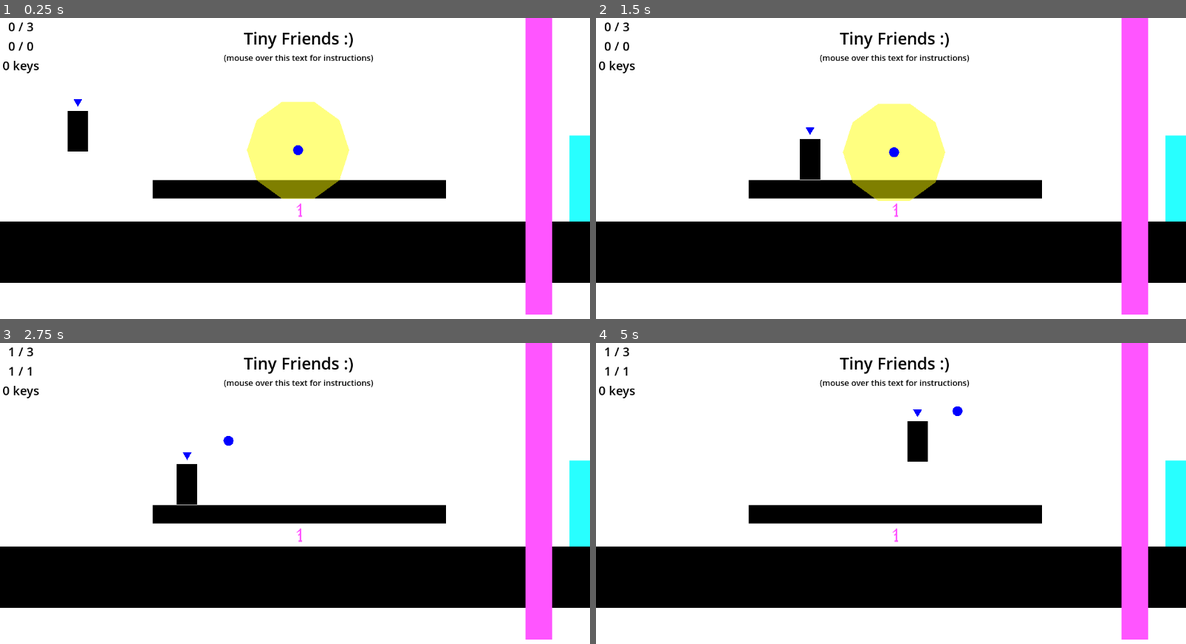
Above: before the commit, frames 1-4 (two rows, left to right).
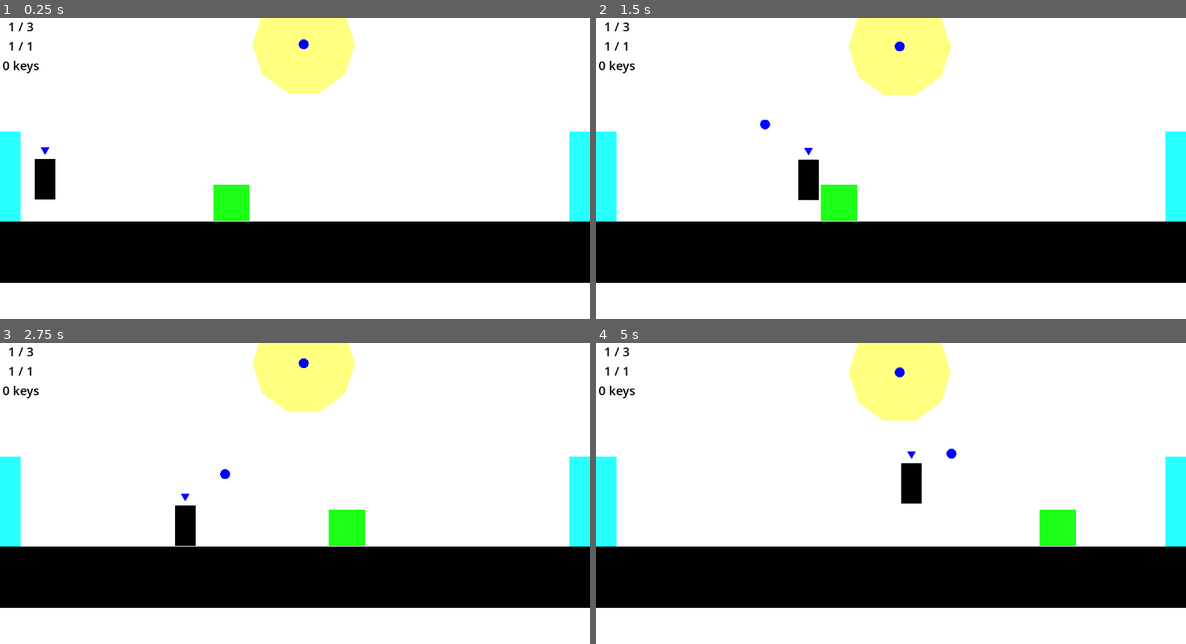
Above: after the commit, the same moments.

Repository: BaconEggsRL/ld56
Game: Godot game, scene res://game.tscn
Two runs of this game, one before a commit and one after it. Both use one fixed random seed, a clock stepped at 60 frames per second and the inputs below.
Inputs (mouse positions are in pixels of both pictures, inside the frame that each line leads up to):
- Up to frame 1 (0.25 s): no input
- Up to frame 2 (1.5 s): tap E (interact) at 0.5, 0.6, 1.25 s; move the mouse to (1020, 168) at 0.52 s; hold Right (ui_right) from 0.53 s (still down); tap Space (jump) at 0.77, 1.07 s; right-click (1020, 168) at 0.8 s; move the mouse to (773, 201) at 1.27 s; right-click (773, 201) at 1.35 s
- Up to frame 3 (2.75 s): tap Space (jump) at 1.52, 1.82 s; click (177, 526) at 1.55 s; tap E (interact) at 2 s; move the mouse to (354, 436) at 2.02 s; release Right (ui_right) at 2.03 s; hold Left (ui_left) from 2.03 s (still down); hold Space (jump) from 2.03 s (still down); click (354, 436) at 2.1 s
- Up to frame 4 (5 s): tap E (interact) at 2.75, 3.05, 3.5, 4.25 s; move the mouse to (861, 574) at 2.77 s; release Left (ui_left) at 2.78 s; release Space (jump) at 2.78 s; hold Right (ui_right) 2.78-4.28 s; tap Space (jump) at 2.85, 3.02, 3.32, 3.77, 4.07, 4.52, 4.82 s; move the mouse to (1068, 559) at 3.52 s; tap Ctrl (change_control) at 3.6 s; right-click (1068, 559) at 3.8 s; move the mouse to (714, 460) at 4.27 s; hold Left (ui_left) from 4.28 s (still down); tap Shift (charge_throw) at 4.35 s; click (714, 460) at 4.55 s

The runs differ from the first frame. In frame 1, 18% of the frame differs, in the area x 0-100%, y 0-99%; in frame 2, 17%; in frame 3, 13%; in frame 4, 14%.

Commit message:
boulders

Diff:
--- /dev/null
+++ b/boulder.gd
@@ -0,0 +1,53 @@
+extends RigidBody2D
+
+@onready var player : CharacterBody2D = get_tree().get_first_node_in_group("player")
+@onready var camera : Camera2D = get_tree().get_first_node_in_group("camera")
+
+@onready var spawn_position : Vector2 = self.position
+
+@onready var dying = false
+
+var min_x
+var max_x
+
+
+
+
+func _ready() -> void:
+	await camera.ready
+	min_x = camera.prev_x - 100
+	max_x = camera.next_x + 100
+
+
+func _on_death() -> void:
+
+	# set dying
+	dying = true
+	self.freeze = true
+
+	# play death sound
+	Global.playSound("explode")
+
+	# spawn new and kill self
+	Global.makeBoulder(spawn_position, min_x, max_x)
+	self.queue_free()
+
+
+
+func _process(_delta: float) -> void:
+
+
+	if not dying:
+
+		if self.position.y > player.death_y:
+			self._on_death()
+			return
+
+		if min_x:
+			if self.position.x < min_x:
+				self._on_death()
+				return
+		if max_x:
+			if self.position.x > max_x:
+				self._on_death()
+				return
--- /dev/null
+++ b/boulder.tscn
@@ -0,0 +1,27 @@
+[gd_scene load_steps=4 format=3 uid="uid://dcjlw1flce3fj"]
+
+[ext_resource type="Script" path="res://tools/regular_polygon_2d.gd" id="1_nkoqv"]
+[ext_resource type="Script" path="res://boulder.gd" id="1_r0ar0"]
+
+[sub_resource type="RectangleShape2D" id="RectangleShape2D_xuuxq"]
+size = Vector2(72, 72)
+
+[node name="boulder" type="RigidBody2D" groups=["boulder"]]
+collision_layer = 15
+collision_mask = 15
+mass = 0.1
+can_sleep = false
+freeze_mode = 1
+script = ExtResource("1_r0ar0")
+
+[node name="RegularPolygon2D" type="Polygon2D" parent="."]
+rotation = 0.785398
+scale = Vector2(1, 1)
+color = Color(0.109804, 1, 0.0901961, 1)
+polygon = PackedVector2Array(50, 0, 3.06152e-15, 50, -50, 6.12303e-15, -9.18455e-15, -50)
+script = ExtResource("1_nkoqv")
+sides = 4
+radius = 50.0
+
+[node name="CollisionShape2D" type="CollisionShape2D" parent="."]
+shape = SubResource("RectangleShape2D_xuuxq")
--- a/entities/friend.gd
+++ b/entities/friend.gd
@@ -200,9 +200,9 @@
 
 	if self.position.y > player.death_y:
 		self._on_death()
-	if self.position.x < camera.prev_x - 100:
+	elif self.position.x < camera.prev_x - 100:
 		self._on_death()
-	if self.position.x > camera.next_x + 100:
+	elif self.position.x > camera.next_x + 100:
 		self._on_death()
 
 	if lerp_color:
--- a/entities/player.gd
+++ b/entities/player.gd
@@ -20,14 +20,22 @@
 
 signal game_over
 
+# pushing
+@export var pushForce = 500
+
+
 # jumping
 @onready var jumping = false
 
 @onready var was_last_on_floor = false
 @onready var coyote = false
 @onready var jump_buffer = false
+
 @onready var coyote_timer = $CoyoteTimer
 @onready var jump_buffer_timer = $JumpBuffer
+@onready var jump_height_timer = $JumpHeight
+
+@onready var can_jump_higher = false
 
 @onready var control_number := -1
 
@@ -400,16 +408,24 @@
 					jump_buffer = false
 
 
-		if Input.is_action_just_pressed("jump") and handle_input:
-			if (is_on_floor() or coyote) and jumping == false:  # jump_available
-				if is_on_floor():
-					jump()
-					print("jump_from_action_just_pressed (REGULAR)")
+
+
+		if Input.is_action_pressed("jump") and handle_input:
+			if Input.is_action_just_pressed("jump") and handle_input:
+				if (is_on_floor() or coyote) and jumping == false:  # jump_available
+					if is_on_floor():
+						jump()
+						print("jump_from_action_just_pressed (REGULAR)")
+					else:
+						jump()
+						print("jump_from_action_just_pressed (COYOTE)")
 				else:
-					jump()
-					print("jump_from_action_just_pressed (COYOTE)")
-			else:
-				jump_buffer_time()
+					jump_buffer_time()
+
+			#else:
+				#if (is_on_floor() or coyote) and jumping == true:
+					#if can_jump_higher:
+						#velocity.y = JUMP_VELOCITY
 
 		# Get the input direction and handle the movement/deceleration.
 		# As good practice, you should replace UI actions with custom gameplay actions.
@@ -439,7 +455,12 @@
 		was_last_on_floor = is_on_floor()
 
 	# move and update on floor
-	move_and_slide()
+	if self.move_and_slide(): # true if collided
+		for i in self.get_slide_collision_count():
+			var col = self.get_slide_collision(i)
+			if col.get_collider().is_in_group("boulder"):
+				col.get_collider().apply_force(col.get_normal() * -pushForce)
+	# move_and_slide()
 
 	# check if different
 	if was_last_on_floor and not is_on_floor():
@@ -449,13 +470,22 @@
 
 
 
+
+
+
 func jump() -> void:
 	jumping = true
+	can_jump_higher = true
+	jump_height_timer.start()
 	velocity.y = JUMP_VELOCITY
+
 	var jump_sound = sound.get_node("jump")
 	jump_sound.pitch_scale = 0.7
 	jump_sound.play()
 	# pitch_scale = 0.77, volume_db = -10.895
+
+func _on_jump_height_timeout() -> void:
+	can_jump_higher = false
 
 func coyote_time() -> void:
 	# print("coyote")
--- a/entities/player.tscn
+++ b/entities/player.tscn
@@ -13,6 +13,7 @@
 size = Vector2(40, 79)
 
 [node name="player" type="CharacterBody2D" groups=["player"]]
+safe_margin = 0.2
 script = ExtResource("1_2rdnr")
 
 [node name="Line2D" type="Line2D" parent="."]
@@ -73,6 +74,11 @@
 wait_time = 0.2
 one_shot = true
 
+[node name="JumpHeight" type="Timer" parent="."]
+wait_time = 0.5
+one_shot = true
+
 [connection signal="changed_control" from="." to="." method="_on_changed_control"]
 [connection signal="timeout" from="CoyoteTimer" to="." method="_on_coyote_timer_timeout"]
 [connection signal="timeout" from="JumpBuffer" to="." method="_on_jump_buffer_timeout"]
+[connection signal="timeout" from="JumpHeight" to="." method="_on_jump_height_timeout"]
--- /dev/null
+++ b/entities/pusher.gd
@@ -0,0 +1,14 @@
+extends Node2D
+
+@export var pushForce = 500
+
+@export var bodyPath: NodePath = ".."
+
+@onready var body: CharacterBody2D = get_node(bodyPath)
+
+func _physics_process(_delta):
+	if body.move_and_slide(): # true if collided
+		for i in body.get_slide_collision_count():
+			var col = body.get_slide_collision(i)
+			if col.get_collider().is_in_group("boulder"):
+				col.get_collider().apply_force(col.get_normal() * -pushForce)
--- a/game.tscn
+++ b/game.tscn
@@ -1,8 +1,10 @@
-[gd_scene load_steps=21 format=3 uid="uid://6b2hd2hrhx83"]
+[gd_scene load_steps=23 format=3 uid="uid://6b2hd2hrhx83"]
 
 [ext_resource type="PackedScene" uid="uid://cyfn0qt3k4q2i" path="res://entities/player.tscn" id="1_fln6j"]
+[ext_resource type="Script" path="res://interactions.gd" id="1_vxy2d"]
 [ext_resource type="PackedScene" uid="uid://cgf7ujs3uu2pv" path="res://entities/friend.tscn" id="2_fmk3c"]
 [ext_resource type="PackedScene" uid="uid://cn2dgvuk02dhd" path="res://objects/lever.tscn" id="2_tckwm"]
+[ext_resource type="PackedScene" uid="uid://dcjlw1flce3fj" path="res://boulder.tscn" id="3_40tth"]
 [ext_resource type="Script" path="res://camera_2d.gd" id="3_b10ns"]
 [ext_resource type="PackedScene" uid="uid://dhlhacj25rirg" path="res://locked_door.tscn" id="3_k5tp4"]
 [ext_resource type="Script" path="res://gameover.gd" id="5_0ipdp"]
@@ -13,13 +15,13 @@
 [ext_resource type="PackedScene" uid="uid://oai41udmii44" path="res://objects/key.tscn" id="9_v0rdg"]
 
 [sub_resource type="RectangleShape2D" id="RectangleShape2D_jsomm"]
-size = Vector2(1456, 118)
+size = Vector2(1414, 118)
 
 [sub_resource type="RectangleShape2D" id="RectangleShape2D_qkm1s"]
 size = Vector2(574, 36)
 
 [sub_resource type="RectangleShape2D" id="RectangleShape2D_ojfou"]
-size = Vector2(1337, 118)
+size = Vector2(1791.5, 118)
 
 [sub_resource type="RectangleShape2D" id="RectangleShape2D_ys0jq"]
 size = Vector2(38, 674)
@@ -31,7 +33,7 @@
 size = Vector2(14, 34.75)
 
 [sub_resource type="RectangleShape2D" id="RectangleShape2D_50b11"]
-size = Vector2(38, 214.5)
+size = Vector2(38, 227.25)
 
 [sub_resource type="RectangleShape2D" id="RectangleShape2D_3x3l5"]
 size = Vector2(604, 43)
@@ -52,66 +54,66 @@
 [node name="exits" type="Node2D" parent="Control"]
 
 [node name="Polygon2D" type="Polygon2D" parent="Control/exits"]
-position = Vector2(1152, 318)
+position = Vector2(1152, 310)
 color = Color(0.156863, 1, 1, 1)
 polygon = PackedVector2Array(-40, -88, 40, -88, 40, 88, -40, 88)
 
 [node name="Polygon2D2" type="Polygon2D" parent="Control/exits"]
-position = Vector2(2304, 318)
+position = Vector2(2304, 310)
 color = Color(0.156863, 1, 1, 1)
 polygon = PackedVector2Array(-40, -88, 40, -88, 40, 88, -40, 88)
 
 [node name="Polygon2D3" type="Polygon2D" parent="Control/exits"]
-position = Vector2(3456, 318)
+position = Vector2(3456, 310)
 color = Color(0.156863, 1, 1, 1)
 polygon = PackedVector2Array(-40, -88, 40, -88, 40, 88, -40, 88)
 
 [node name="floors" type="Node2D" parent="."]
 
-[node name="level_1" type="StaticBody2D" parent="floors" groups=["floor"]]
-collision_layer = 7
-collision_mask = 7
-
-[node name="color_1" type="ColorRect" parent="floors/level_1"]
+[node name="level_0" type="StaticBody2D" parent="floors" groups=["floor"]]
+collision_layer = 7
+collision_mask = 7
+
+[node name="color_0" type="ColorRect" parent="floors/level_0"]
 offset_left = -27.0
 offset_top = 398.0
-offset_right = 1429.0
+offset_right = 1383.0
 offset_bottom = 518.0
 color = Color(0, 0, 0, 1)
 
-[node name="level_1" type="CollisionShape2D" parent="floors/level_1"]
-position = Vector2(703, 455)
+[node name="level_0" type="CollisionShape2D" parent="floors/level_0"]
+position = Vector2(681, 456)
 shape = SubResource("RectangleShape2D_jsomm")
 
-[node name="test" type="StaticBody2D" parent="floors/level_1" groups=["floor"]]
+[node name="raised_platform" type="StaticBody2D" parent="floors/level_0" groups=["floor"]]
 position = Vector2(-124, 5)
 collision_layer = 7
 collision_mask = 7
 
-[node name="test_color" type="ColorRect" parent="floors/level_1/test"]
+[node name="test_color" type="ColorRect" parent="floors/level_0/raised_platform"]
 offset_left = 422.0
 offset_top = 312.0
 offset_right = 995.0
 offset_bottom = 348.0
 color = Color(0, 0, 0, 1)
 
-[node name="test" type="CollisionShape2D" parent="floors/level_1/test"]
+[node name="test" type="CollisionShape2D" parent="floors/level_0/raised_platform"]
 position = Vector2(709, 329)
 shape = SubResource("RectangleShape2D_qkm1s")
 
-[node name="level_2" type="StaticBody2D" parent="floors" groups=["floor"]]
-collision_layer = 7
-collision_mask = 7
-
-[node name="color_2" type="ColorRect" parent="floors/level_2"]
-offset_left = 2059.0
+[node name="level_1" type="StaticBody2D" parent="floors" groups=["floor"]]
+collision_layer = 7
+collision_mask = 7
+
+[node name="color_1" type="ColorRect" parent="floors/level_1"]
+offset_left = 2018.0
 offset_top = 398.0
-offset_right = 3406.0
+offset_right = 3809.0
 offset_bottom = 518.0
 color = Color(0, 0, 0, 1)
 
-[node name="level_2" type="CollisionShape2D" parent="floors/level_2"]
-position = Vector2(2727, 455)
+[node name="level_1" type="CollisionShape2D" parent="floors/level_1"]
+position = Vector2(2913.25, 456)
 shape = SubResource("RectangleShape2D_ojfou")
 
 [node name="walls" type="Node2D" parent="."]
@@ -125,7 +127,7 @@
 shape = SubResource("RectangleShape2D_ys0jq")
 
 [node name="end" type="CollisionShape2D" parent="walls/debug"]
-position = Vector2(3395, 322)
+position = Vector2(3780, 274)
 shape = SubResource("RectangleShape2D_ys0jq")
 
 [node name="padding" type="StaticBody2D" parent="walls" groups=["wall"]]
@@ -133,11 +135,11 @@
 collision_mask = 7
 
 [node name="CollisionShape2D7" type="CollisionShape2D" parent="walls/padding"]
-position = Vector2(2074, 460)
+position = Vector2(2033, 461.25)
 shape = SubResource("RectangleShape2D_diijl")
 
 [node name="CollisionShape2D6" type="CollisionShape2D" parent="walls/padding"]
-position = Vector2(1415, 459)
+position = Vector2(1374, 460.25)
 shape = SubResource("RectangleShape2D_diijl")
 
 [node name="CollisionShape2D8" type="CollisionShape2D" parent="walls/padding"]
@@ -153,22 +155,30 @@
 collision_mask = 7
 
 [node name="CollisionShape2D3" type="CollisionShape2D" parent="walls/level_borders"]
-position = Vector2(1154, 106)
+position = Vector2(1152, 104)
 shape = SubResource("RectangleShape2D_50b11")
 
 [node name="CollisionShape2D4" type="CollisionShape2D" parent="walls/level_borders"]
-position = Vector2(2304, 107.75)
+position = Vector2(2304, 104)
 shape = SubResource("RectangleShape2D_50b11")
 
+[node name="CollisionShape2D5" type="CollisionShape2D" parent="walls/level_borders"]
+position = Vector2(3456, 104)
+shape = SubResource("RectangleShape2D_50b11")
+
 [node name="interactions" type="Node2D" parent="."]
+script = ExtResource("1_vxy2d")
 
 [node name="lever" parent="interactions" node_paths=PackedStringArray("toggled_body") instance=ExtResource("2_tckwm")]
-position = Vector2(2156, 334)
+position = Vector2(2115, 335.25)
 toggled_body = NodePath("../dynamic/hidden_1")
 
 [node name="key" parent="interactions" instance=ExtResource("9_v0rdg")]
 position = Vector2(585, 376)
 
+[node name="boulder" parent="interactions" instance=ExtResource("3_40tth")]
+position = Vector2(2756, 333)
+
 [node name="dynamic" type="Node2D" parent="interactions"]
 
 [node name="hidden_1" type="StaticBody2D" parent="interactions/dynamic" groups=["floor"]]
@@ -176,29 +186,30 @@
 collision_mask = 7
 
 [node name="collision" type="CollisionShape2D" parent="interactions/dynamic/hidden_1"]
-position = Vector2(1745, 457.5)
+position = Vector2(1704, 458.75)
 shape = SubResource("RectangleShape2D_3x3l5")
 
 [node name="color" type="ColorRect" parent="interactions/dynamic/hidden_1"]
-offset_left = 1444.0
-offset_top = 437.0
-offset_right = 2047.0
-offset_bottom = 477.0
+offset_left = 1403.0
+offset_top = 438.25
+offset_right = 2006.0
+offset_bottom = 478.25
 color = Color(1, 0.333333, 1, 1)
 
 [node name="locked_door" parent="interactions/dynamic" instance=ExtResource("3_k5tp4")]
-position = Vector2(1050, 282)
+position = Vector2(1070, 252)
 
 [node name="friends" type="Node2D" parent="."]
 
 [node name="friend1" parent="friends" instance=ExtResource("2_fmk3c")]
 position = Vector2(582, 255)
+auto_attach = true
 
 [node name="friend2" parent="friends" instance=ExtResource("2_fmk3c")]
-position = Vector2(2637, 248)
+position = Vector2(2897, 48)
 
 [node name="friend3" parent="friends" instance=ExtResource("2_fmk3c")]
-position = Vector2(3037, 248)
+position = Vector2(4032, 279)
 
 [node name="respawn" type="Node2D" parent="."]
 
@@ -206,15 +217,16 @@
 position = Vector2(152, 232)
 
 [node name="level_1" type="Marker2D" parent="respawn"]
-position = Vector2(1250, 343)
+position = Vector2(1321, 335)
 
 [node name="level_2" type="Marker2D" parent="respawn"]
-position = Vector2(2433, 325)
+position = Vector2(2392, 326.25)
 
 [node name="Camera2D" type="Camera2D" parent="." node_paths=PackedStringArray("player") groups=["camera"]]
 anchor_mode = 0
 script = ExtResource("3_b10ns")
 player = NodePath("../player")
+level = 2
 
 [node name="GridContainer" type="GridContainer" parent="Camera2D"]
 offset_left = 5.19
@@ -305,15 +317,28 @@
 size_flags_vertical = 4
 tooltip_text = "Welcome to Tiny Friends!
 - Use WASD to move around, Spacebar to jump
+- Press E to interact with pink objects
+
 - Hold SHIFT + LEFT CLICK to throw your tiny friends
 - Thrown friends can be controlled.
 - Press CONTROL to switch movement.
 - Press TAB to cycle through multiple.
-- Recall your friends at any time with RIGHT CLICK.
-- Press E to interact with pink objects
-
-"
+- Recall your friends at any time with RIGHT CLICK."
 mouse_filter = 1
+
+[node name="instruction_label3" type="Label" parent="text_control/instructions"]
+visible = false
+layout_mode = 2
+offset_left = -11.0
+offset_top = 543.0
+offset_right = 329.0
+offset_bottom = 618.0
+mouse_filter = 1
+text = "Hold SHIFT+CLICK to throw your tiny friends
+Right click to recall them
+Press E to interact with pink objects"
+label_settings = ExtResource("8_lf3qf")
+horizontal_alignment = 1
 
 [node name="VBoxContainer" type="VBoxContainer" parent="text_control/instructions"]
 layout_mode = 1
@@ -339,11 +364,12 @@
 [node name="instruction_label2" type="Label" parent="text_control/instructions/VBoxContainer"]
 layout_mode = 2
 mouse_filter = 1
-text = "(mouse over this text for instructions)"
+text = "(mouse over for instructions)"
 label_settings = ExtResource("8_lf3qf")
 horizontal_alignment = 1
 
 [node name="interact" type="Label" parent="text_control/instructions"]
+visible = false
 layout_mode = 0
 offset_left = 1178.0
 offset_top = 59.0
--- a/global.gd
+++ b/global.gd
@@ -2,9 +2,17 @@
 
 var num_keys = 0
 var key_text_label : Label
+var interactions : Node2D
 
 
 func playSound(key : String):
-	var player = self.get_node(key)
-	if player:
-		player.play()
+	var sound_player = self.get_node(key)
+	if sound_player:
+		sound_player.play()
+
+func makeBoulder(pos: Vector2, min_x: float, max_x: float) -> void:
+	var boulder_scene = preload("res://boulder.tscn").instantiate()
+	boulder_scene.position = pos
+	boulder_scene.min_x = min_x
+	boulder_scene.max_x = max_x
+	interactions.add_child(boulder_scene)
--- a/global.tscn
+++ b/global.tscn
@@ -8,12 +8,17 @@
 [node name="global" type="Node"]
 script = ExtResource("1_api3x")
 
-[node name="invalid" type="AudioStreamPlayer2D" parent="."]
+[node name="invalid" type="AudioStreamPlayer" parent="."]
 stream = ExtResource("2_usavt")
+volume_db = -10.0
+
+[node name="key" type="AudioStreamPlayer" parent="."]
+stream = ExtResource("2_1g6gb")
 volume_db = -5.0
 
-[node name="key" type="AudioStreamPlayer2D" parent="."]
-stream = ExtResource("2_1g6gb")
+[node name="door" type="AudioStreamPlayer" parent="."]
+stream = ExtResource("3_lkn81")
+volume_db = -10.0
 
-[node name="door" type="AudioStreamPlayer2D" parent="."]
-stream = ExtResource("3_lkn81")
+[node name="explode" type="AudioStreamPlayer" parent="."]
+stream = ExtResource("2_usavt")
--- /dev/null
+++ b/interactions.gd
@@ -0,0 +1,6 @@
+extends Node2D
+
+
+# Called when the node enters the scene tree for the first time.
+func _ready() -> void:
+	Global.interactions = self
--- a/project.godot
+++ b/project.godot
@@ -27,6 +27,7 @@
 friend=""
 camera=""
 win_label=""
+boulder=""
 
 [input]
 
Not shown, changed: goals.txt
